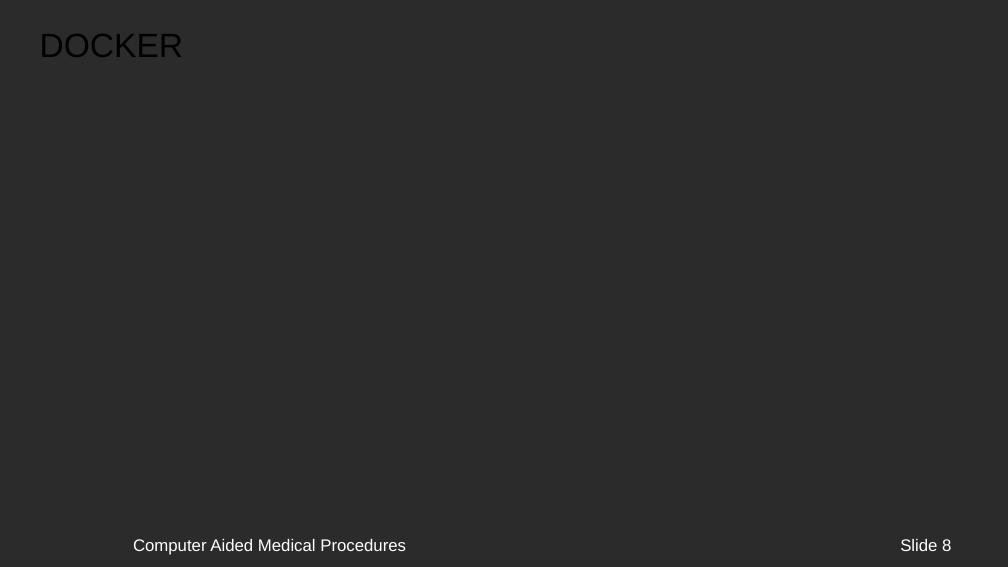
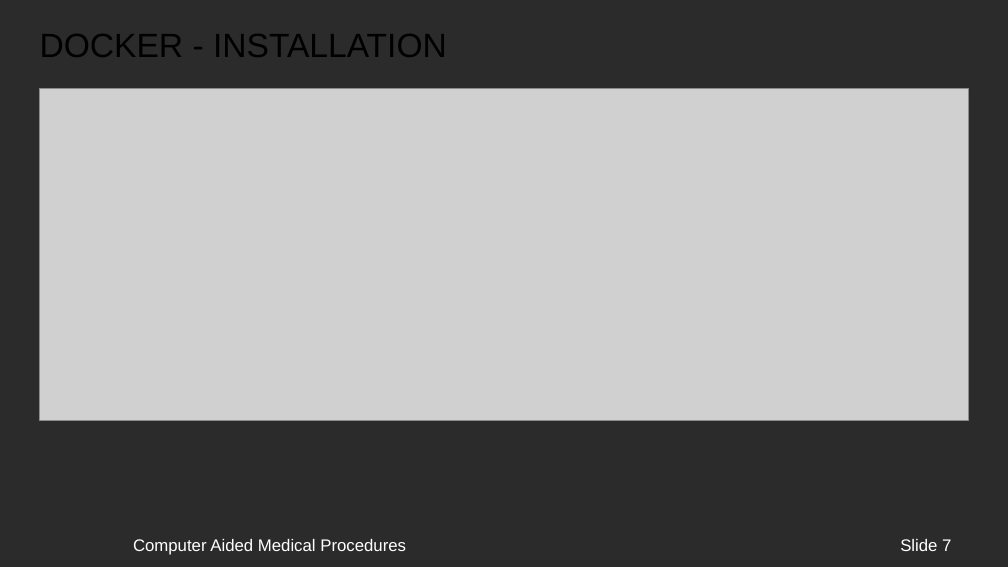
Before and after one commit to msskzx/federated-learning, a slide deck: slide 7 of docs/Progress.odp (slide 8 before the commit). Drawn at 1008x567 pixels with LibreOffice and Linux fonts; fonts in the diff are those of the drawing; grey boxes stand for pictures; background and template pictures are left out; a plain dark background stands for a picture behind light text. Boxes give left, top, right and bottom in pixels: in the first picture for what was removed or moved away, otherwise in the second. Text is boxed around its words. In the diff, an @@ line names an element or a change of style, - is before the commit and + after.

```diff
--- a/docs/Progress.odp
+++ b/docs/Progress.odp
@@ title at (40, 34, 447, 57): text changed @@
-DOCKER
+DOCKER - INSTALLATION
@@ picture added at (39, 89, 968, 421) @@
@@ page number at (900, 539, 951, 551): text changed @@
-Slide 8
+Slide 7
```
Also in this commit, not shown: 3 other slides changed, 3 slides added, 2 other files.
